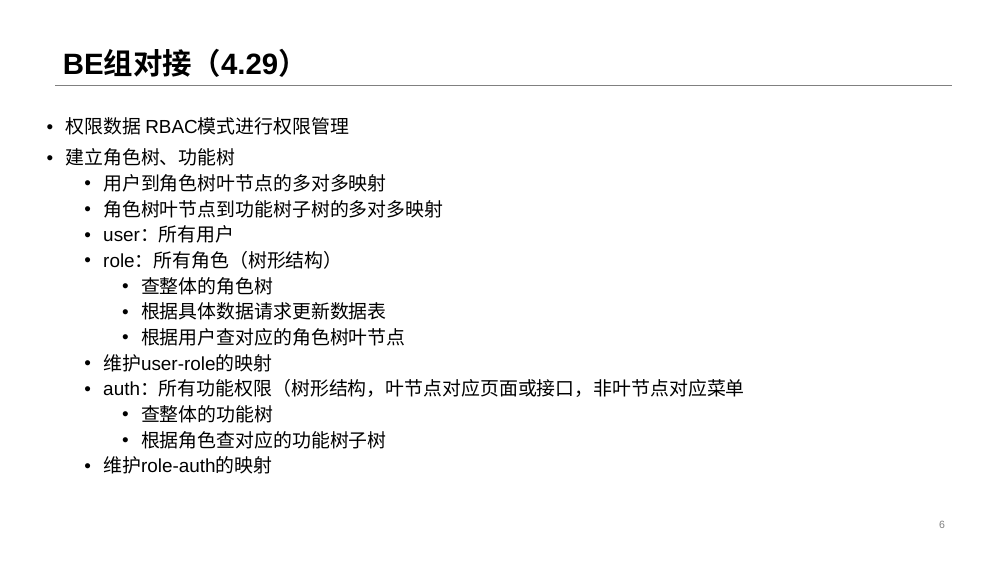
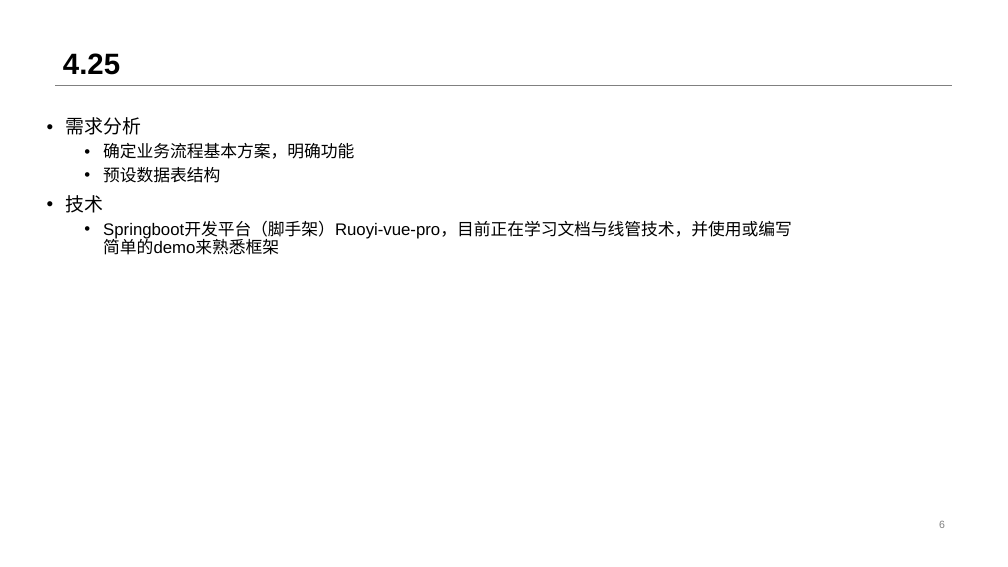
Before and after one commit to NJU610/NJUTesting, a slide deck: slide 6 of 文档/汇报ppt/6.6汇报.pptx. Drawn at 1008x567 pixels with LibreOffice and Linux fonts; fonts in the diff are those of the drawing. Boxes give left, top, right and bottom in pixels: in the first picture for what was removed or moved away, otherwise in the second. Text is boxed around its words. In the diff, an @@ line names an element or a change of style, - is before the commit and + after.

Commit message:
更新6.6总结汇报ppt

```diff
--- a/文档/汇报ppt/6.6汇报.pptx
+++ b/文档/汇报ppt/6.6汇报.pptx
@@ title at bbox=[63, 53, 120, 75]: text changed @@
-BE组对接（4.29）
+4.25
@@ text at bbox=[65, 117, 792, 255]: text changed; size 18 to 16 pt @@
-• 权限数据 RBAC模式进行权限管理
-• 建立角色树、功能树
-  • 用户到角色树叶节点的多对多映射
-  • 角色树叶节点到功能树子树的多对多映射
-  • user：所有用户
-  • role：所有角色（树形结构）
-    • 查整体的角色树
-    • 根据具体数据请求更新数据表
-    • 根据用户查对应的角色树叶节点
-  • 维护user-role的映射
-  • auth：所有功能权限（树形结构，叶节点对应页面或接口，非叶节点对应菜单
-    • 查整体的功能树
-    • 根据角色查对应的功能树子树
-  • 维护role-auth的映射
+• 需求分析
+  • 确定业务流程基本方案，明确功能
+  • 预设数据表结构
+• 技术
+  • Springboot开发平台（脚手架）Ruoyi-vue-pro，目前正在学习文档与线管技术，并使用或编写简单的demo来熟悉框架
```
Also in this commit, not shown: 8 other slides changed, 7 slides added, 7 slides removed.
